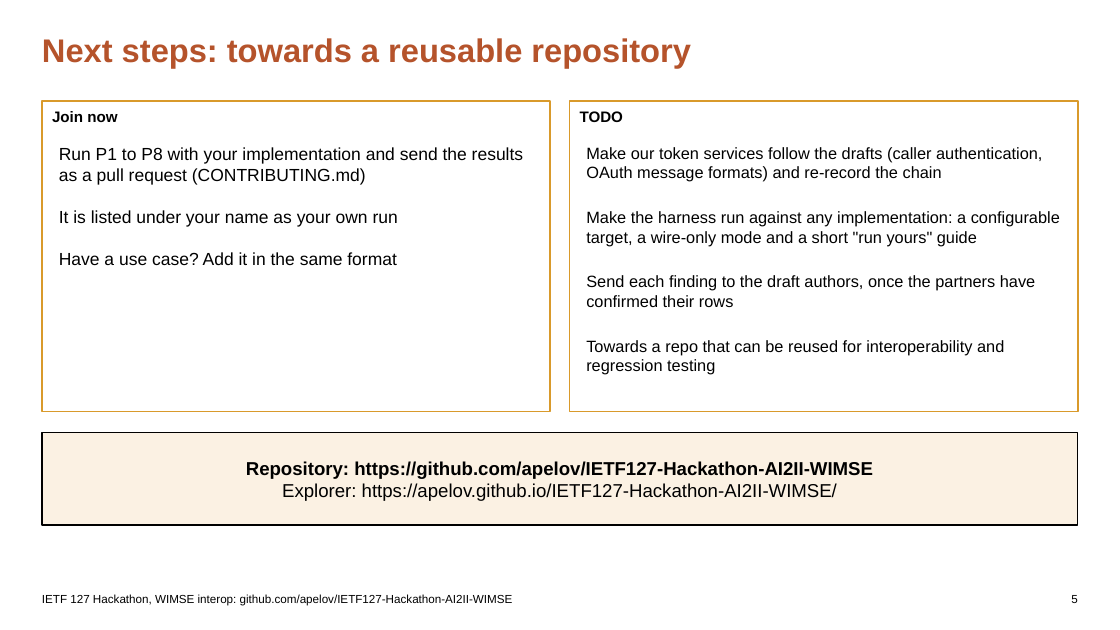
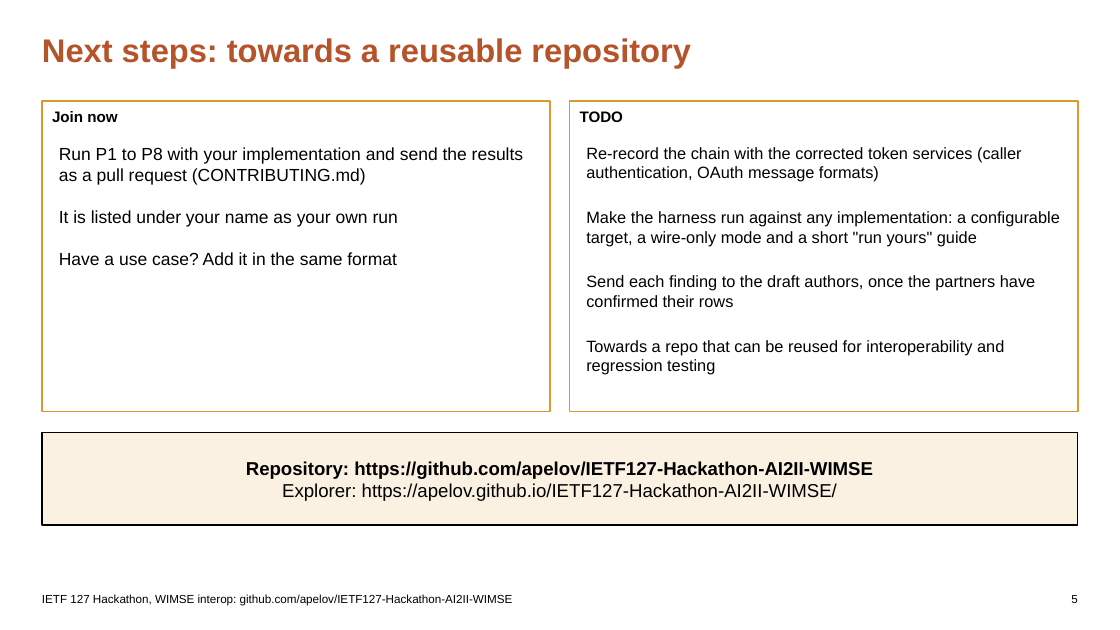
Before and after one commit to apelov/IETF127-Hackathon-AI2II-WIMSE, a slide deck: slide 5 of IETF127_WIMSE_Session.pptx. Drawn at 1120x630 pixels with LibreOffice and Linux fonts; fonts in the diff are those of the drawing. Boxes give left, top, right and bottom in pixels: in the first picture for what was removed or moved away, otherwise in the second. Text is boxed around its words. In the diff, an @@ line names an element or a change of style, - is before the commit and + after.

```diff
--- a/IETF127_WIMSE_Session.pptx
+++ b/IETF127_WIMSE_Session.pptx
@@ text at <box>586,147,1022,182</box>: text changed @@
-Make our token services follow the drafts (caller authentication, OAuth message formats) and re-record the chain
+Re-record the chain with the corrected token services (caller authentication, OAuth message formats)
```
Also in this commit, not shown: 2 other slides changed, 2 other files.
